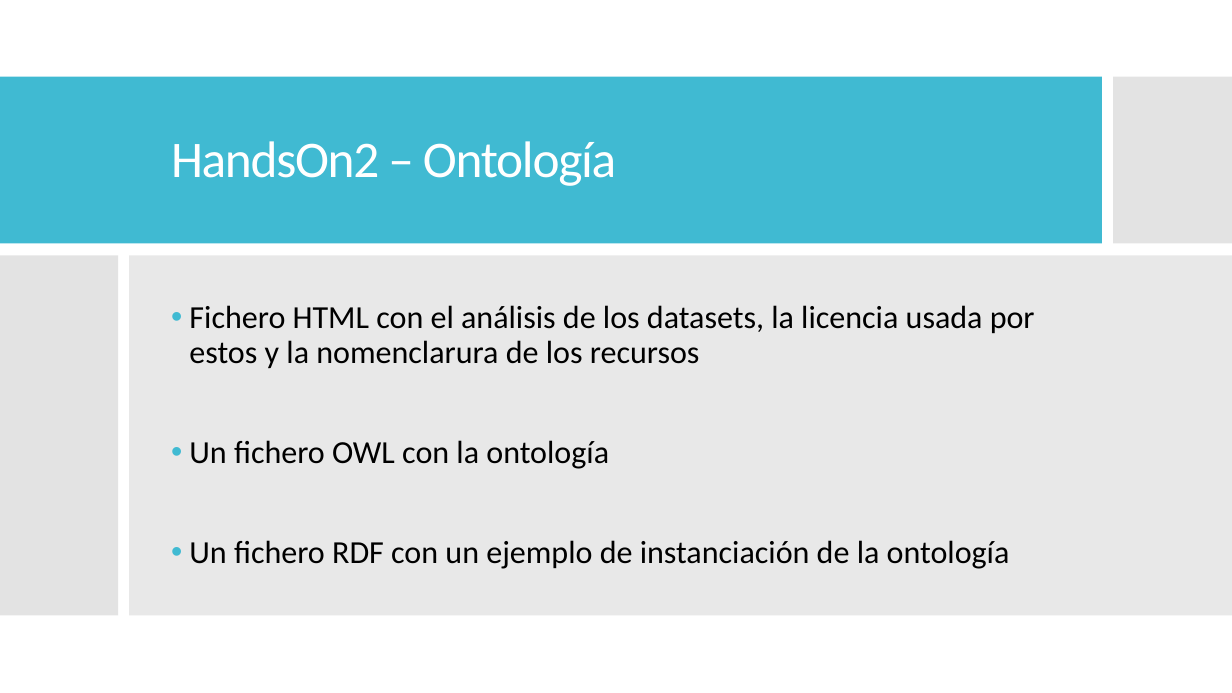
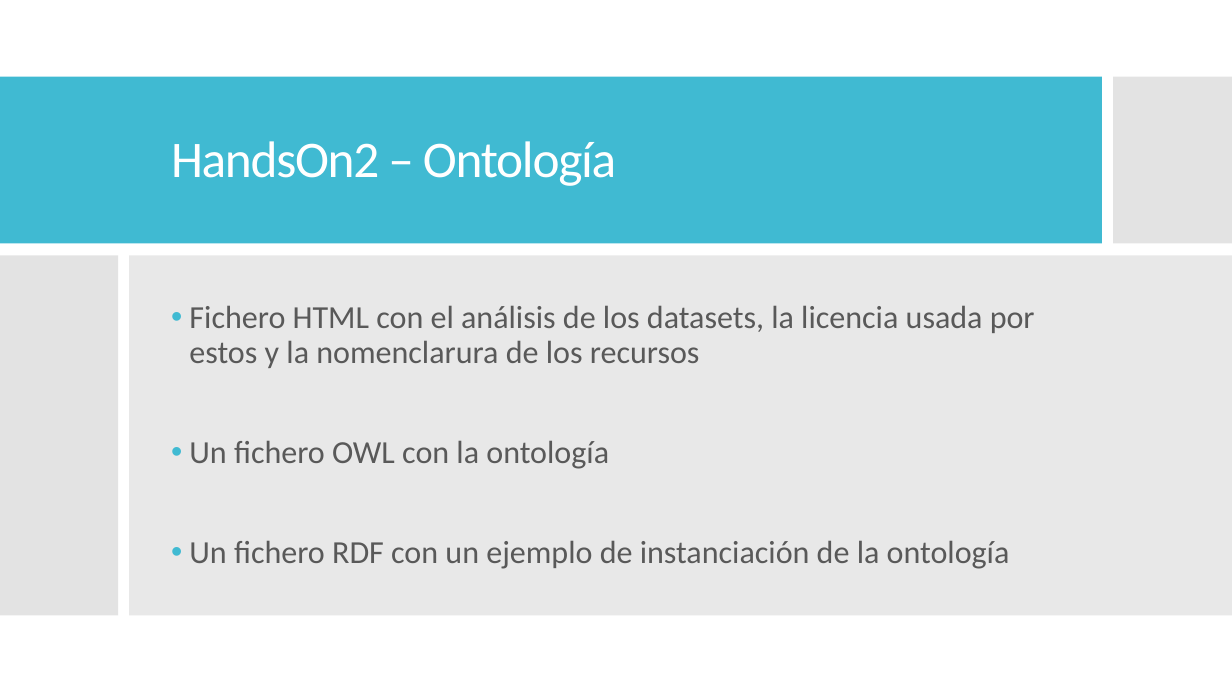
Before and after one commit to jdlgc/Curso2021-2022, a slide deck: slide 4 of HandsOn/Group02/presentation/Group02_SafeCycling.pptx. Drawn at 1232x693 pixels with LibreOffice and Linux fonts; fonts in the diff are those of the drawing. Boxes give left, top, right and bottom in pixels: in the first picture for what was removed or moved away, otherwise in the second. Text is boxed around its words. In the diff, an @@ line names an element or a change of style, - is before the commit and + after.

```diff
--- a/HandsOn/Group02/presentation/Group02_SafeCycling.pptx
+++ b/HandsOn/Group02/presentation/Group02_SafeCycling.pptx
@@ text "Fichero HTML con el análisis ..." at bbox=[189, 305, 1035, 569]: text colour #000000 to #595959 @@
```
Also in this commit, not shown: 2 other slides changed.
